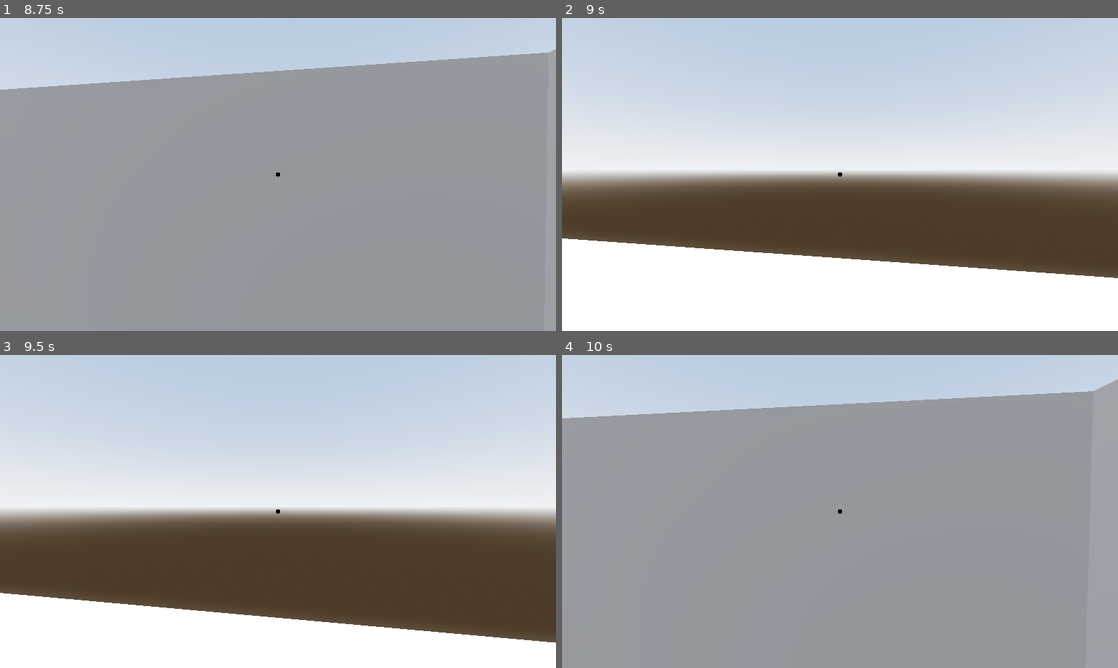
Above: before the commit, frames 1-4 (two rows, left to right).
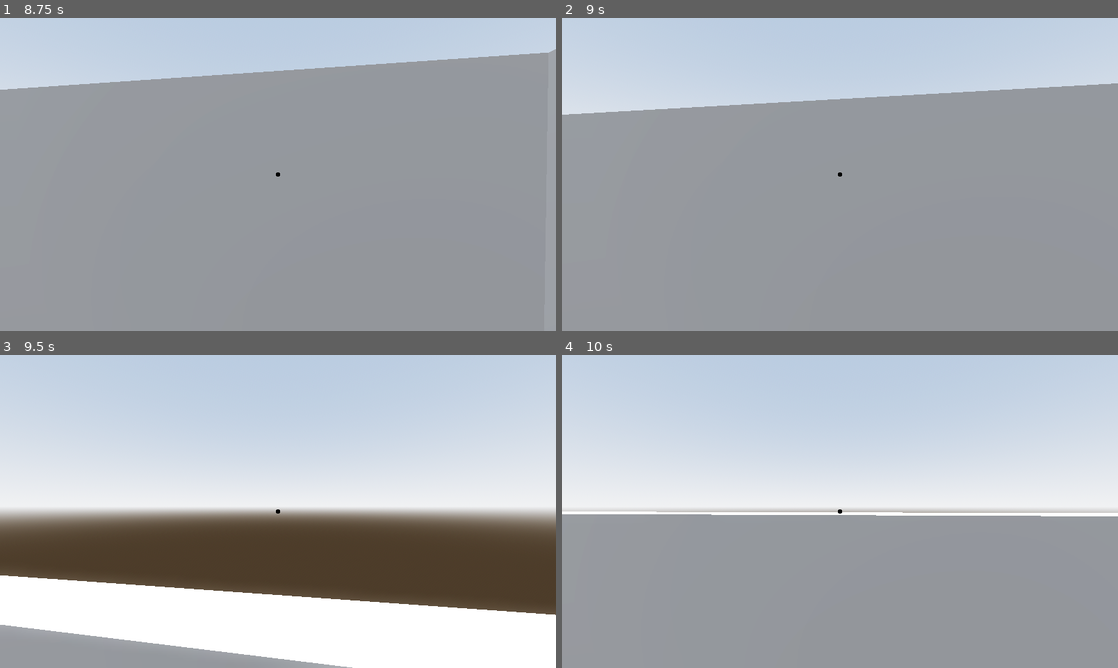
Above: after the commit, the same moments.

Repository: yosoyfreeman/godot_fps_camera
Game: Godot game, scene res://scenes/test_scene.tscn
Same seed, same stepped clock (60 frames per second), same inputs: the game is played once before the commit and once after it.
Inputs (mouse positions are in pixels of both pictures, inside the frame that each line leads up to):
- Up to frame 1 (8.75 s): tap Enter (ui_accept) at 0.5, 0.6, 1.55, 2.1, 2.85, 4.35, 5.1, 6.05, 6.6, 7.35 s; move the mouse to (400, 158) at 0.52 s; hold D (move_right) 0.53-1.28 s; click (400, 158) at 0.67 s; tap Space (jump, bound only after the commit) at 0.77, 0.8, 1.07, 1.35, 1.52, 1.82, 2.3, 3.02, 3.32, 3.6, 3.77, 4.07, 4.52, 4.82, 5.3, 5.85, 6.02, 6.32, 6.77, 6.8, 7.07, 7.52, 7.82, 8.1 s; move the mouse to (250, 174) at 1.27 s; hold W (move_forward) 1.28-5.78 s; move the mouse to (289, 168) at 2.02 s; move the mouse to (272, 180) at 2.77 s; click (272, 180) at 2.92 s; move the mouse to (316, 177) at 3.52 s; move the mouse to (233, 171) at 4.27 s; move the mouse to (283, 174) at 5.02 s; click (283, 174) at 5.17 s; move the mouse to (255, 168) at 5.77 s; hold D (move_right) 5.78-6.53 s; move the mouse to (305, 174) at 6.52 s; hold W (move_forward) from 6.53 s (still down); move the mouse to (250, 174) at 7.27 s; click (250, 174) at 7.42 s; move the mouse to (289, 168) at 8.02 s
- Up to frame 2 (9 s): tap Enter (ui_accept) at 8.75, 8.85 s; move the mouse to (834, 180) at 8.77 s; release W (move_forward) at 8.78 s; hold A (move_left) from 8.78 s (still down)
- Up to frame 3 (9.5 s): keep holding A (move_left); tap Space (jump, bound only after the commit) at 9.02, 9.32 s
- Up to frame 4 (10 s): move the mouse to (878, 514) at 9.52 s; release A (move_left) at 9.53 s; hold W (move_forward) from 9.53 s (still down); tap Enter (ui_accept) at 9.6 s; click (878, 514) at 9.67 s; tap Space (jump, bound only after the commit) at 9.77, 9.8 s

Frame 1 is identical in both runs. In frame 2, 73% of the frame differs, in the area x 0-100%, y 20-100%; in frame 3, 12%; in frame 4, 36%.

Commit message:
I forgot the jump input, lol.

Diff:
--- a/player/scripts/aim_look.gd
+++ b/player/scripts/aim_look.gd
@@ -178,7 +178,7 @@
 	if !is_on_floor():
 		return
 
-	if !Input.is_action_just_pressed("ui_accept"):
+	if !Input.is_action_just_pressed("jump"):
 		return
 
 	velocity += up_direction * jump_speed - velocity.project(up_direction)
--- a/project.godot
+++ b/project.godot
@@ -67,6 +67,12 @@
 , Object(InputEventJoypadMotion,"resource_local_to_scene":false,"resource_name":"","device":-1,"axis":0,"axis_value":1.0,"script":null)
 ]
 }
+jump={
+"deadzone": 0.5,
+"events": [Object(InputEventKey,"resource_local_to_scene":false,"resource_name":"","device":-1,"window_id":0,"alt_pressed":false,"shift_pressed":false,"ctrl_pressed":false,"meta_pressed":false,"pressed":false,"keycode":0,"physical_keycode":32,"key_label":0,"unicode":32,"location":0,"echo":false,"script":null)
+, Object(InputEventJoypadButton,"resource_local_to_scene":false,"resource_name":"","device":-1,"button_index":0,"pressure":0.0,"pressed":true,"script":null)
+]
+}
 
 [rendering]
 
